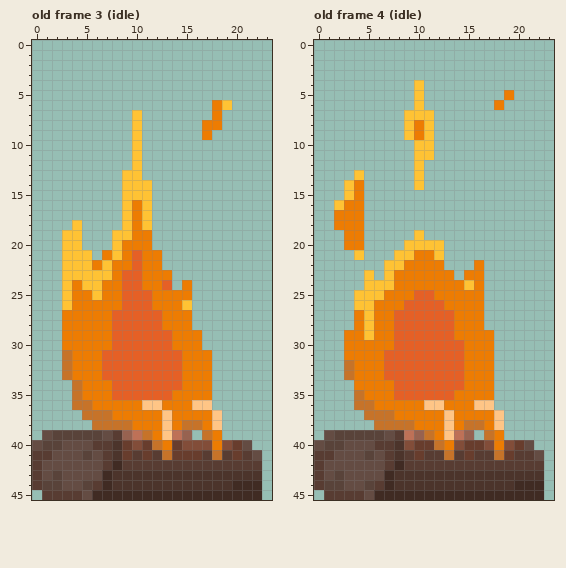
Pixel-art file, stored at assets/sprites/flameboy.aseprite. Above, as it was before the edit.
24x46 pixels, 9 frames. Colours within 5 levels of each other are drawn and written as one. Shown: old frame 3 (idle), old frame 4 (idle). The commit also changed other frames, which this record leaves out.
The result:
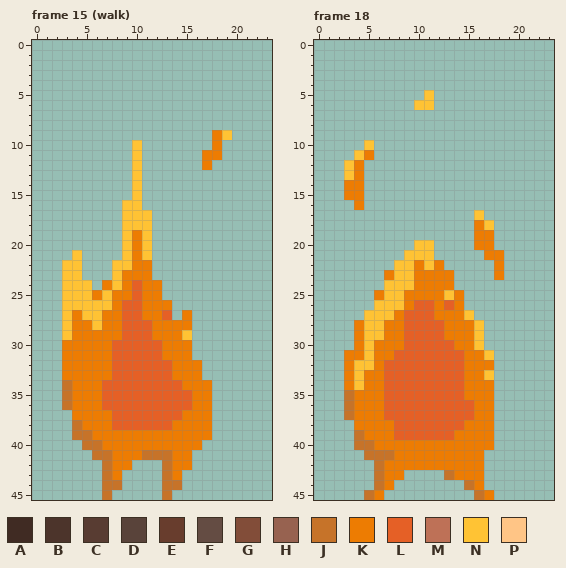
Palette (. is transparent): A #402b23  B #4c342b  C #583c32  D #59433a  E #683d2d  F #644c43  G #824d39  H #976250  J #c67329  K #ed7c02  L #e56026  M #be7157  N #ffc334  P #ffc586
A new or re-ordered frame is compared with the old frame closest to it.
Changes in this commit:
frames 9 -> 18
layer "base" added
layer "legs" added
layer "Layer 1" removed
Changed rows in their new state; - is an unchanged pixel.
Frame 15 (walk) is new; against old frame 3 (idle):
first column x 0:
 6 ------------------..---
 7 ----------.-------.----
 8 ----------.------..----
 9 ----------.------.KN---
10 ------------------K----
11 -----------------KK----
12 -----------------K-----
13 ---------.-------------
14 ---------.-.-----------
15 ---------.-.-----------
16 ----------N.-----------
17 ----------N------------
18 ----.-----N------------
19 ---..---.--N-----------
20 ---..---.N-N-----------
21 ---.-.-..NKN.----------
22 -----...NNK-.----------
23 -----...NKK-..---------
24 ----N-.-NK---.-.-------
25 ----NNKN-K-K-...-------
26 ----NNNN---K--..-------
27 ---N-NN-K--KKL.--------
28 ---N--N-K---K----------
29 ---N----K---KK-N.------
30 -------------K--.------
31 ---K---K-----KK-..-----
32 ---K---K------K--.-----
33 ---K---K------K--.-----
34 ---JK--L---------------
35 ---JK--L------LL-------
36 ---JKK-LLLLLLLLLKK-----
37 ----KKKKLLLLLLL---.----
38 ----JKKKLLLLLL-KK-.----
39 -...JJKKKKKK-KKKKK.----
40 .....JJKKKKKK-KKK.....-
41 ......JJKKKJJ-KK.......
42 .......JKK...JKK.......
43 .......JK....JK........
44 .......JJ....JJ........
45 -......J.....J.........
Frame 18 is new; against old frame 4 (idle):
first column x 0:
 4 ----------.------------
 5 ----------.N-------.---
 6 -----------N------.----
 7 ---------...-----------
 8 ---------...-----------
 9 ---------...-----------
10 -----N----..-----------
11 ----NK----..-----------
12 ---NK-----.------------
13 ---NK-----.------------
14 ---K------.------------
15 ---K-------------------
16 --..-------------------
17 --...-----------N------
18 --...-----------KN-----
19 ---..-----.-----KK-----
20 ---..----.--.---KK-----
21 ----.---.-NN.----KK----
22 -------.-N-N----.-K----
23 -----.-KNN-----..-K----
24 -----..-NN----...------
25 ----..KNN-KK-N-..------
26 ----..NNNK--KL-..------
27 ----.-NNK---KK-N.------
28 ------N-K----K--N------
29 ---.--N-K----K--N.-----
30 ---.-N--K-----K-N.-----
31 -----N-K---------N-----
32 ---KNN-----------------
33 ---KN------------N-----
34 ---KN--L---------------
35 ---JK--L------L--------
36 ---JKK-LLLLLLLLLKK-----
37 ---JKKKLLLLLLLLL--.----
38 ----KKKKLLLLLLLKK-.----
39 -...JKKKLLLLLLKKKK.----
40 ....JJKKKKKKK-KKKK....-
41 .....JJJKKKKKKKKK......
42 ......JKKKKKKKKKK......
43 ......JKK....JKKK......
44 ......JK.......JK......
45 -....JK.........JK.....
Boxes around the changes in both pictures, in picture pixels (x1, y1, x2, y2):
changed: (32, 100, 262, 500)
changed: (314, 80, 544, 500)
